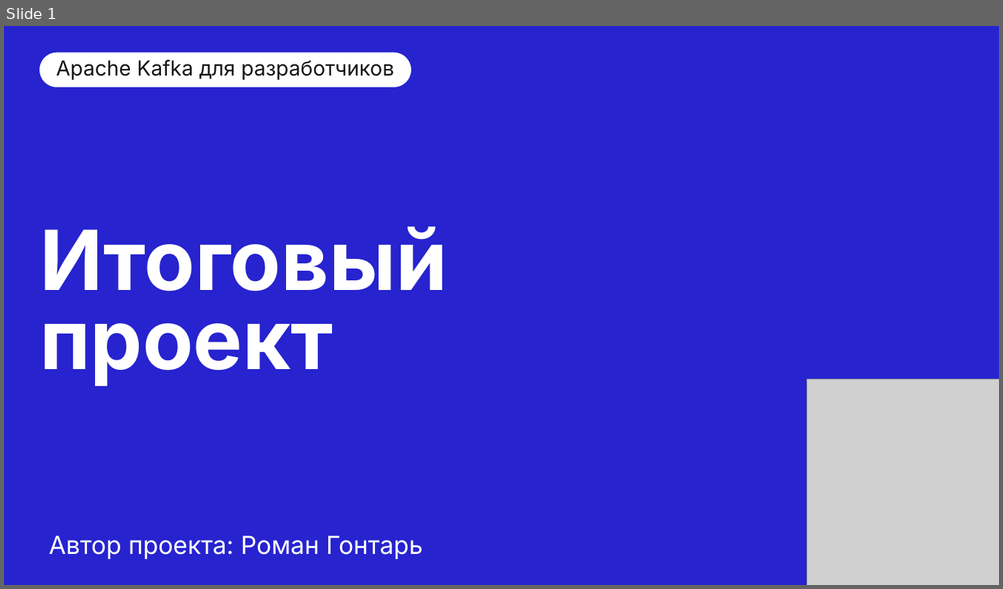
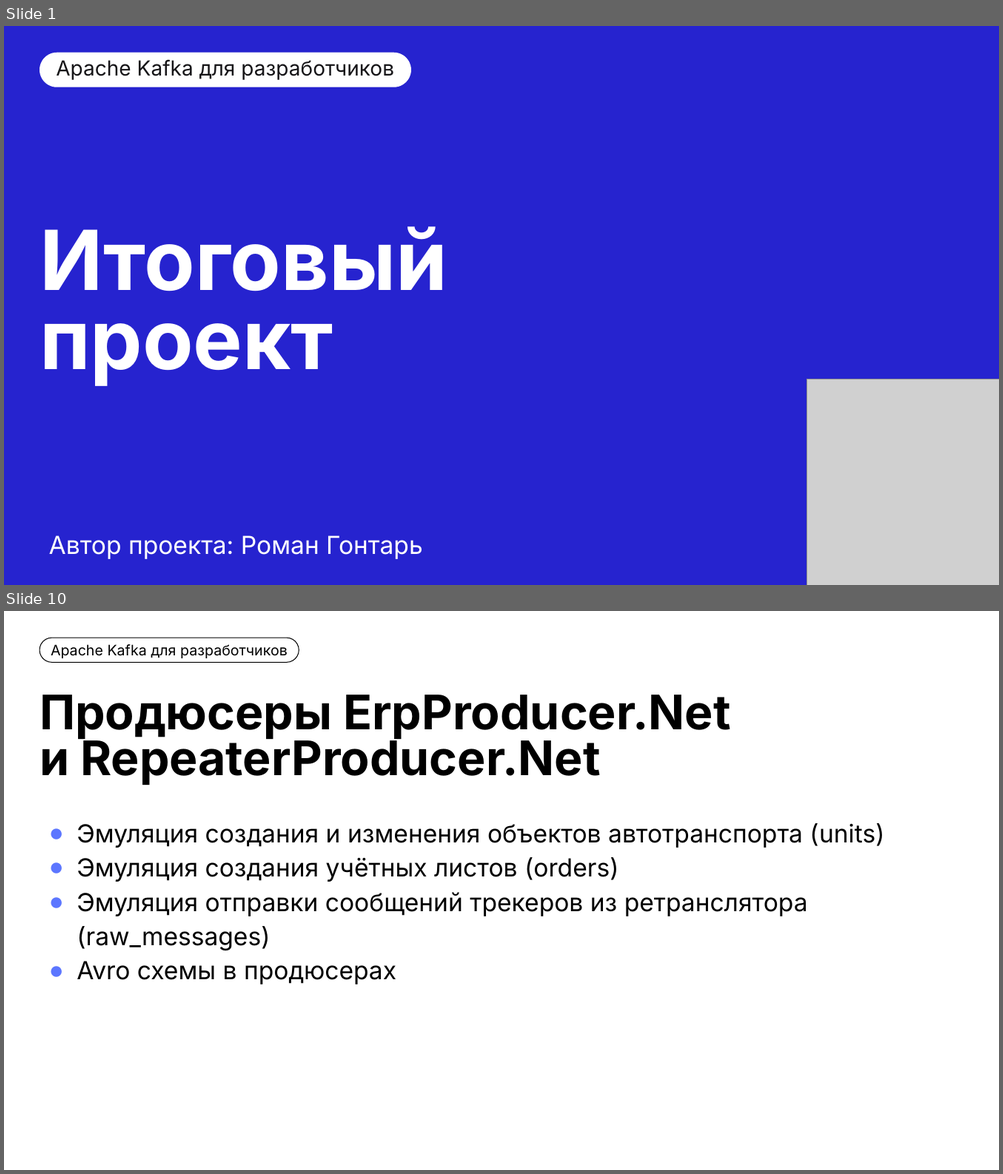
Before and after one commit to CoolGosha/kafka-for-devs-final-project, a slide deck: Защита проекта Кафка для разработчиков Гонтарь Роман.pptx. Shown one above the other, each under a label of ours: slide 1 before the commit, slides 1 and 10 after it; the slides between them are not shown. The pictures are 1003x589 and 1003x1174 pixels, drawn with LibreOffice and Linux fonts; fonts in the diff are those of the drawing; grey boxes stand for pictures; background and template pictures are left out. Boxes give left, top, right and bottom in pixels: in the first picture for what was removed or moved away, otherwise in the second. Text is boxed around its words. In the diff, an @@ line names an element or a change of style, - is before the commit and + after.

Commit message:
Update README.md и Защита проекта Кафка для разработчиков Гонтарь Роман.pptx

```diff
--- a/Защита проекта Кафка для разработчиков Гонтарь Роман.pptx
+++ b/Защита проекта Кафка для разработчиков Гонтарь Роман.pptx
@@ slide 10 added at (4, 611, 999, 1170), background #FFFFFF @@
@@ rounded rectangle added at (40, 638, 299, 663), fill #FFFFFF, outline #000000 0.75 pt, 14 pt, text #000000 @@
+Apache Kafka для разработчиков
@@ title added at (40, 695, 730, 785), 46 pt, text #000000, bold @@
+Продюсеры ErpProducer.Net и RepeaterProducer.Net
@@ text added at (77, 823, 884, 985), 24 pt, text #000000 @@
+● Эмуляция создания и изменения объектов автотранспорта (units)
+● Эмуляция создания учётных листов (orders)
+● Эмуляция отправки сообщений трекеров из ретранслятора (raw_messages)
+● Avro схемы в продюсерах
```
Also in this commit, not shown: 2 slides changed, 13 other slides added, 6 slides removed, 1 other file.
